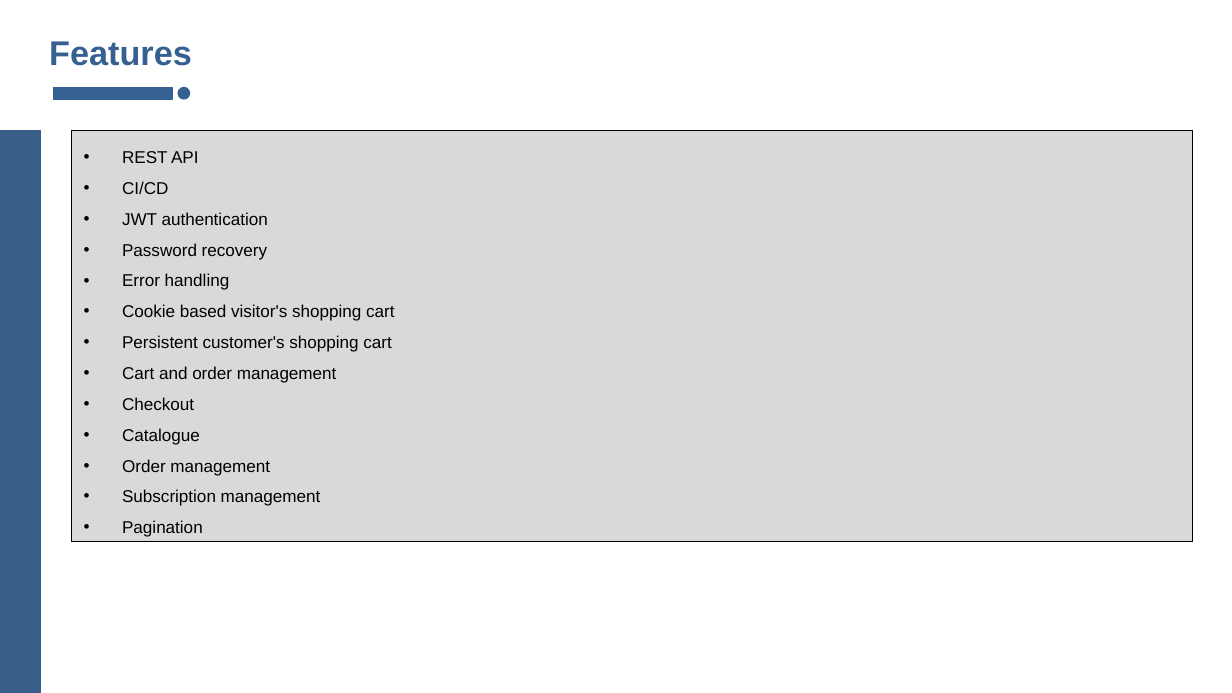
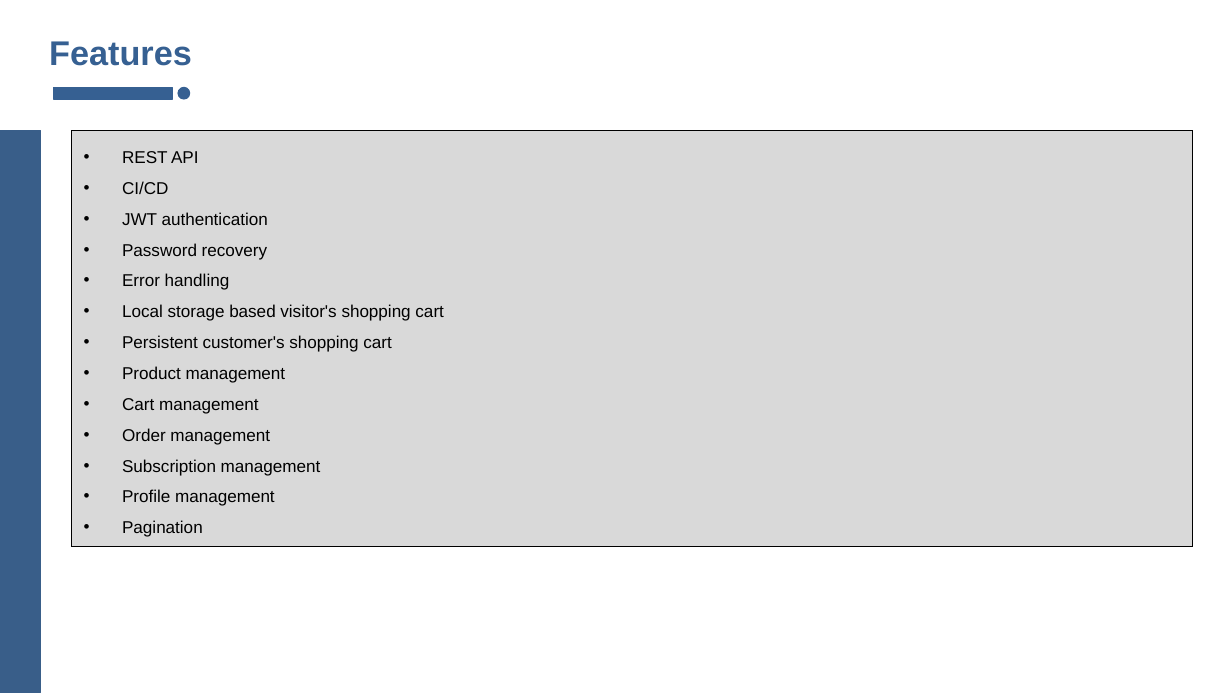
Before and after one commit to ghiffaryr/AIQuantAssistant, a slide deck: slide 6 of docs/PPT/PPT.pptx. Drawn at 1232x693 pixels with LibreOffice and Linux fonts; fonts in the diff are those of the drawing. Boxes give left, top, right and bottom in pixels: in the first picture for what was removed or moved away, otherwise in the second. Text is boxed around its words. In the diff, an @@ line names an element or a change of style, - is before the commit and + after.

```diff
--- a/docs/PPT/PPT.pptx
+++ b/docs/PPT/PPT.pptx
@@ rectangle "REST API": place and size @@
-rectangle "REST API" at [71, 131, 1193, 542]
+rectangle "REST API" at [71, 131, 1193, 547]
@@ text in rectangle at [122, 304, 443, 321]: text changed @@
-• Cookie based visitor's shopping cart
+• Local storage based visitor's shopping cart
@@ text in rectangle at [122, 366, 286, 414]: text changed @@
-• Cart and order management
-• Checkout
-• Catalogue
+• Product management
+• Cart management
@@ text in rectangle at [122, 489, 275, 506]: paragraph added @@
+• Profile management
```
Also in this commit, not shown: 10 other files.
